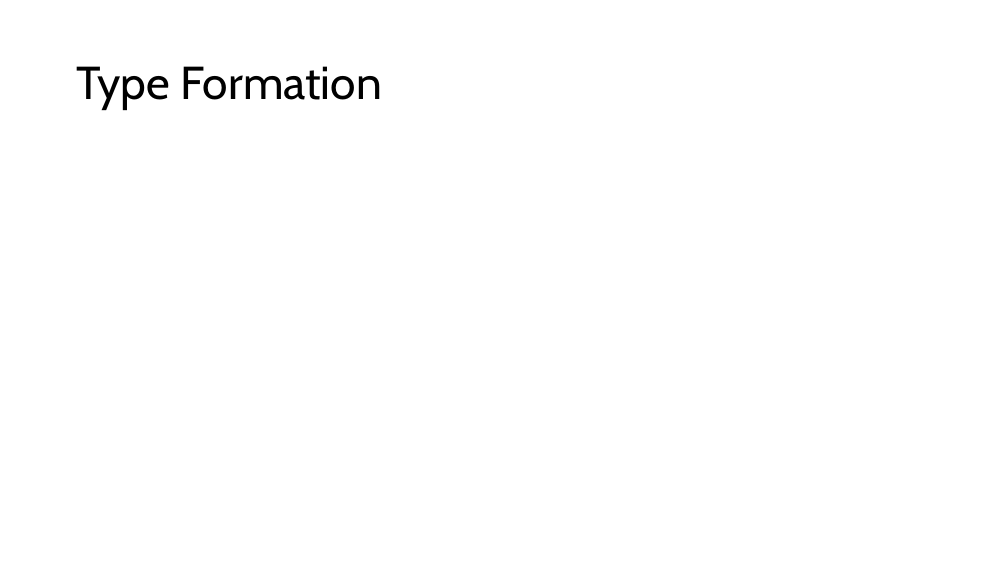
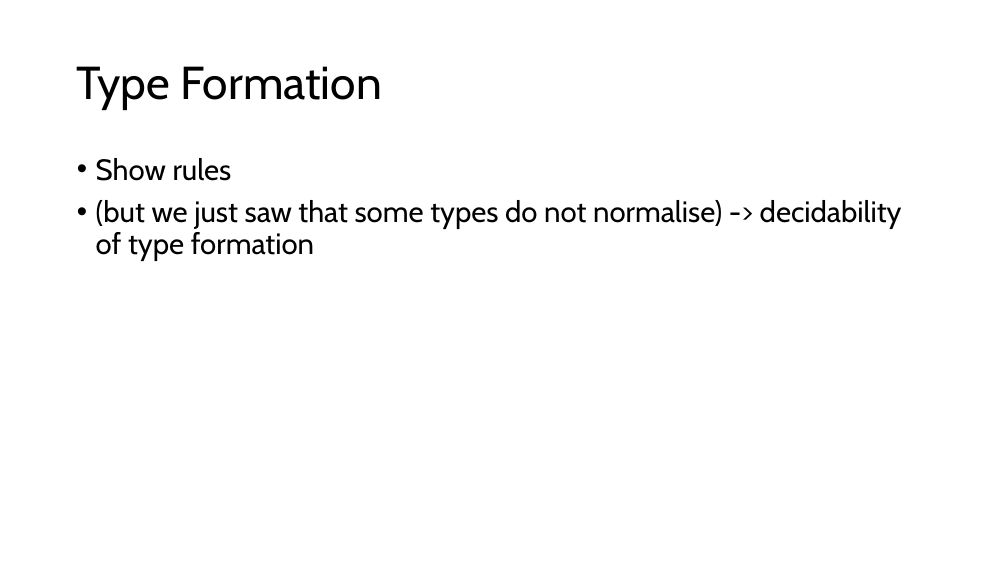
Before and after one commit to inesgarciaslopes/type-operators, a slide deck: slide 9 of latex/Inforum/slides/presentation.pptx (slide 7 before the commit). Drawn at 1008x567 pixels with LibreOffice and Linux fonts; fonts in the diff are those of the drawing. Boxes give left, top, right and bottom in pixels: in the first picture for what was removed or moved away, otherwise in the second. Text is boxed around its words. In the diff, an @@ line names an element or a change of style, - is before the commit and + after.

Commit message:
updating

```diff
--- a/latex/Inforum/slides/presentation.pptx
+++ b/latex/Inforum/slides/presentation.pptx
@@ text added at (x1=96, y1=158, x2=902, y2=261), 28 pt, text #000000 @@
+• Show rules
+• (but we just saw that some types do not normalise) -> decidability of type formation
```
Also in this commit, not shown: 2 other slides changed, 9 slides added, 3 slides removed.
